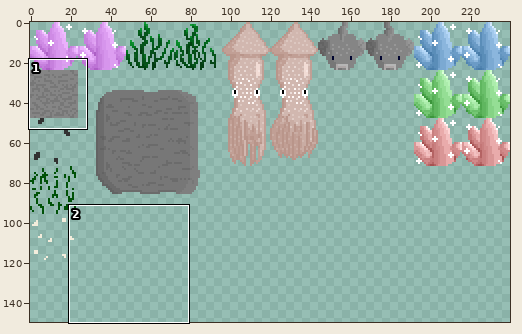
A sprite sheet gets an edit: Assets/Sprites/tile_map.png. The first picture is a wide view before the edit; the outline marks the close-up.
Close-up. Old version:
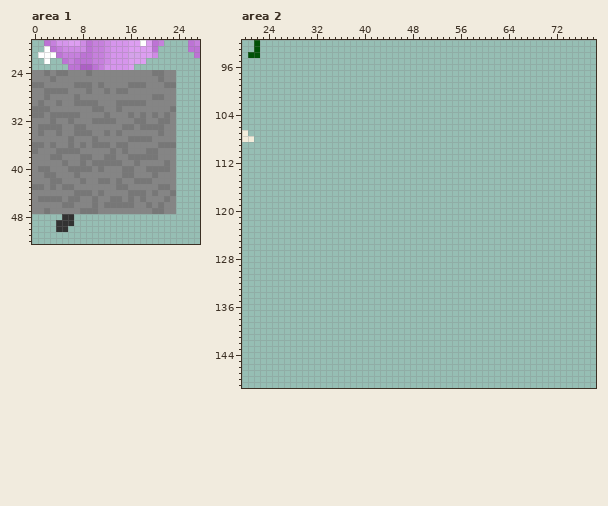
The file is 240x240 pixels. Pixels under 10% opacity are left out. Colours within 5 levels of each other are drawn and written as one. Shown: area 1: x 0..27, y 19..52; area 2: x 20..78, y 92..149. The wide view leaves out empty margins.
New version:
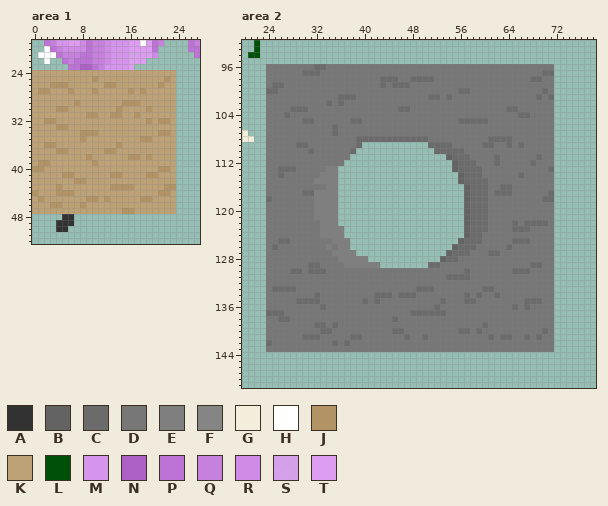
Palette (. is transparent): A #323232  B #636363  C #6b6b6b  D #777777  E #7f7f7f  F #858585  G #f3eddc  H #ffffff  J #b19365  K #bea277  L #005107  M #d695ec  N #ad60c5  P #bd73d5  Q #c680dd  R #cf8be5  S #dd9ef1e3  T #dd9ef1
What changed:
Changed rows in their new state; - is an unchanged pixel.
Area 1:
first column x 0:
24 KKKKKKKKKKKKKKKKKKKKKKKK
25 KKKKKKKKKKJKKKKKKKKKKKJK
26 KKKJJJKKKKKKJJKKKKKKKJKK
27 KJJKKKJKKKJKKKKKJKJKKKKK
28 KKKKKKKKKKKKKKKKKKKKKKKK
29 KKKKKKKJKKKKKKKJJJKKKKKK
30 KKKKJJKKKKKKKKJKKKKJKKKK
31 KKKKKKKKKJJKKJJKKJKKKKKK
32 KKJJKKKKKKKKKKKKKKKJKJJK
33 KKKKJJKKKKKKKKKKKKKKKKKK
34 KKKKKKKKJJJKKKKKKKKKKJJK
35 KKKKKKKKJKKKKKKKKKJJKKKK
36 KKJJKKKKKKKKKKJKKKKKKKKK
37 KKKKJJKKKKKKJJKKKKKKKKKK
38 KKKKKKKKKJKKKKKKJJKJKKKK
39 KJJKKKKKKKJKKKKKKKKKKKKK
40 JJKKKKKKKKKKKKKKKKKKKJJK
41 KKKKKJJKKKKKKJJKKKKJJKKK
42 KKKKKKKJJKKKKKKKKKKKKKKK
43 KKKKJKKKKKKKKJJJJKKKKKJJ
44 JKKKJJJKKKKKKKKKKKKKKJJK
45 KJKKKKKKKJJKJKKKKKJJKKKK
46 KKKJJKKKJKKKKKKKKKKKKKKK
47 KKKKKKKKKKKKKKKJJKKKKKKK
Area 2:
first column x 24:
 96 DDDDDDDDCCDDDDDDDDDDDDDDDDDDDDDDDDDDDDDDDDDDDDDD
 97 DDDDDDCCCDDDDDDDDDDDDDDDDDDDDDDDDDDDDDDDDDDDDDCC
 98 DDDDDDDDDDDDDDDDDDDCCCDDCCCCDDDDDDDDDDDDDDDDCCDD
 99 DCCDDDDDDDDDDDDDDDDCDCCCDDDDDDDDDDDDDDDDDDDDDDDD
100 CCDDDDDDDDDDDDDDDDDDDDDDDDDDDDDDCCDDDDDDDDDDDDCD
101 DDDDDDDDDDDDCCCDDDDDDDDDDDDCCDCDDDDDDDDDDDDDDCDC
102 DDDDDDDDDDCDCDDDDDDDDDDDDDDDDDDDDDDDDDDDDDDDDDDD
103 DDDDCCCDDDDDDDDDDDDDDDCCDDDDDDDDDDDDDDDDCCDDDDDD
104 DDDCDDDDDDDDDDDDDDDDDDDDDDDDDDDDDDDDDDDDDDCCDDDD
105 DDDDDDCCDDDDDDCCDDDDDDDDDDDDDDDDCCCCCDDDDDDDDDDD
106 DDDDDDDDDDDCDDDDDDDDDDDDDDDDDDDDDDDDDDDDDDDDDDDD
107 DDDDDDDDDDDCDDDDDDDDDDDDDDDDDDDDDDDDDDDDDDDDDDDD
108 DDDDDDDDDDDDDDDCCCCCCCCCCCCDDDDDDDDDDCCCCDDDDDDD
109 DDDDDCCDDDDDDDDC-----------CCCCDDDDDCCDDCDCDDDDD
110 DDDDDDDCDDDDDDC-------------CCCCCDDDDDDDDDDDDDDD
111 DDDDDDDDDDDDDD----------------BCCCDDDDCDDDDDDCDD
112 DDDDDDDDDDDDD------------------BCCCDDDCDDDDDCDDD
113 DDCCCDDDDDEE-------------------BCCCCDDDDDDDDDDDC
114 DDCDDDDDDEEE--------------------BCCCDDDDDDCDDDDD
115 DDDDDDDDEEEE--------------------BCCCCDDDDDDDDDDD
116 DDDDDDDDDDEE---------------------BCCCDDCCDDDDDDD
117 DDDDDDCCEEEE---------------------BCCCDCCCDDDDDDC
118 CDDDDDDDEEEE---------------------BCCCDDDDDDDDDCC
119 DDDDDDDDEEEE---------------------BCCCDDDDDDDDDDD
120 DDDDDDDDEEEE---------------------BCCCDDDDDDDDDDD
121 DDDDDDDDEEEE---------------------BCCCDDDDDDDDDDD
122 DDDDDDDDDEEE---------------------BCCCDDDDCDCCCCD
123 DDDDDDDDDEEEE--------------------BCCCDDDDCCCDDDD
124 DDDDDDDDDEEEE--------------------BCCDDDDDDDDDDDD
125 DDCCDDDDDDDEEE------------------BCCCDDDDDCCCDDDD
126 DCDDDDDDDDEDEE-----------------BCCCDDDDDCDDDDDDD
127 DDDDDDDDDDDEEEE---------------BCCCDDDCCDDDDDDDDD
128 DDDDDDDDDDDDEEEEE------------BCCDDDDDDDDDDDDDDDD
129 DDDDDDDCCDDDDEEEEEE--------CCDDDDDDDDDDDDDDDCCDD
130 DDDDCCDCCCDDDDDDDDDDDDDDDDDDDDDDDCDDDDDDDCCCDDDD
131 DDDDDDDDDDDDDDDDDDDDDDDDDDDDDDCCCCDDDDDDDDDDDDDD
132 DDDDDDDDDDDDDDDDDDDDDDDDDDDDDDDDDDDDDDDDDDDDDDDD
133 DCCCCDDDDDDDDDDDDDDDDDDDDCCCDDDDDDDDCCDDDDDDDDDD
134 DDDDDDDDCDDDDDDDDDCCCDCCCDDDDDDDDCDCDDCDDDDDDDDD
135 DDDDDCCCCDDDDDDDCDCDDDDDDDDDDCDDDCCDDDDDDDDCCCDD
136 DDDDDDDDDCDDDDDDDDDDDDDDDDDDCDDDDDDDDDDDDCDCDDDD
137 CCCDDDDDDDDDDDDDDDDDDDDDCCCCCCDDDDDDDDDDDDDDDDDD
138 DDCCDDDDDDDDDDDDDDDDDCDDDDDDDDDDDDDDDDDDDDDDDDDD
139 DDDDDDDDCCDCDDDDDDDDDDDDDDDDDDDDDDDDCDDDDDDDDDDD
140 DDDDDDDDDCCDDDDDDDDDDCCDDDDDDDDDCCDCDDDDDDDDDDCD
141 DDDDDDCCCDDDDDCCDDDDDDDCDDCDDDDDDDDDDCDCCDDCDCDD
142 CDDDDDDDDDDCDCDDDDDDDDDDDDDDDDDDDDDDDDDDDDDDDDDD
143 DDDDDDDDDDDDDDDDDDDDDDDDDDDDDDDDDDDDDDDDDDDDDDDD
Pixel boxes of the changes (left, top, right, bottom) in both close-ups:
changed: (32, 70, 176, 214)
added: (266, 64, 554, 352)
